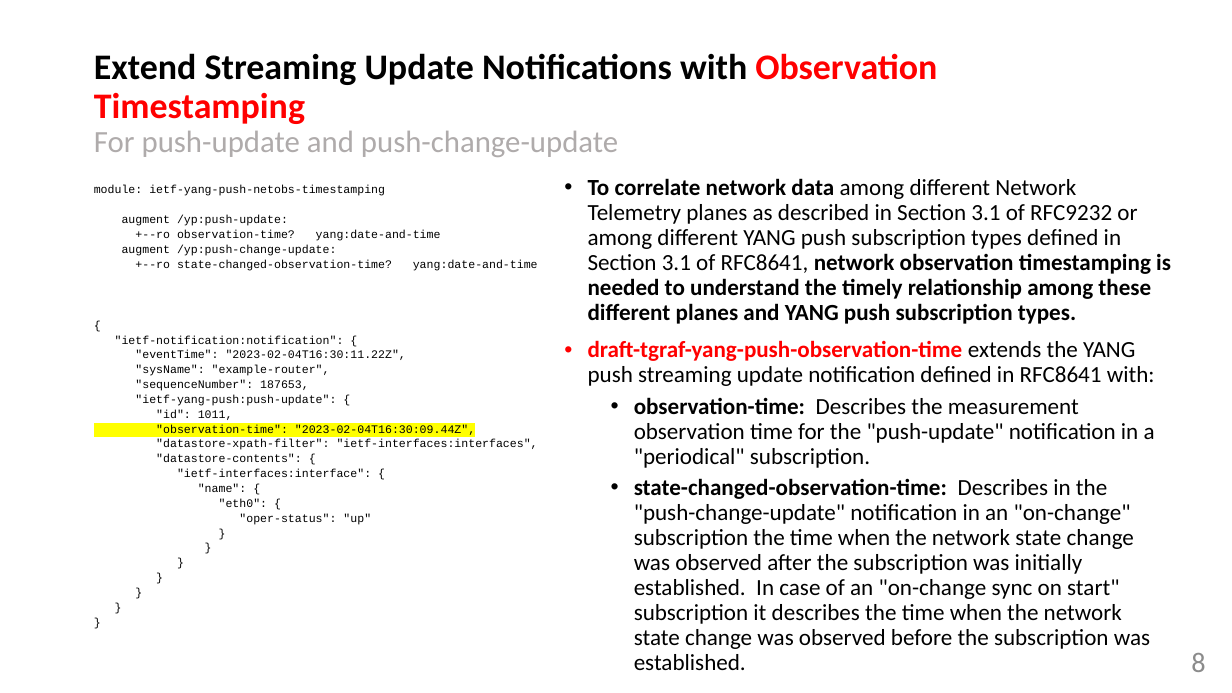
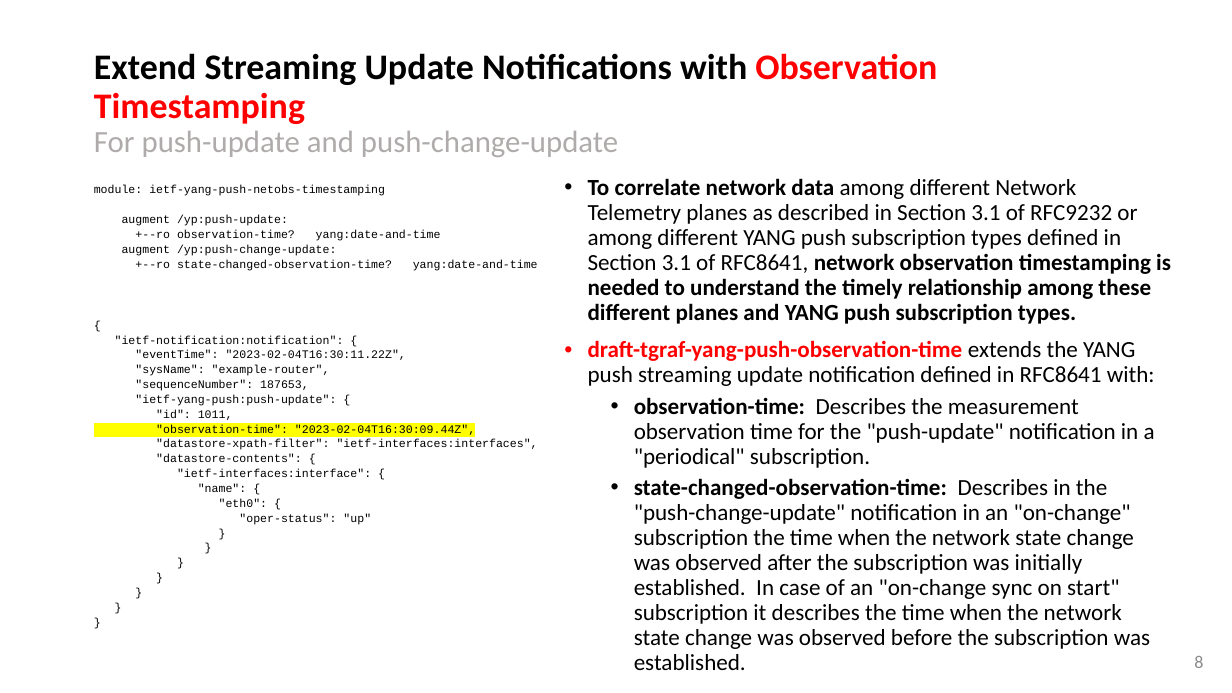
Before and after one commit to network-analytics/draft-ietf-netconf-yang-notifications-versioning, a slide deck: slide 8 of ietf116-netconf-yang-push-data-mesh-integration.pptx. Drawn at 1232x693 pixels with LibreOffice and Linux fonts; fonts in the diff are those of the drawing. Boxes give left, top, right and bottom in pixels: in the first picture for what was removed or moved away, otherwise in the second. Text is boxed around its words. In the diff, an @@ line names an element or a change of style, - is before the commit and + after.

```diff
--- a/ietf116-netconf-yang-push-data-mesh-integration.pptx
+++ b/ietf116-netconf-yang-push-data-mesh-integration.pptx
@@ page number at <box>1194,656,1203,668</box>: size 22 to 14 pt @@
```
Also in this commit, not shown: 14 other slides changed, 3 other files.
